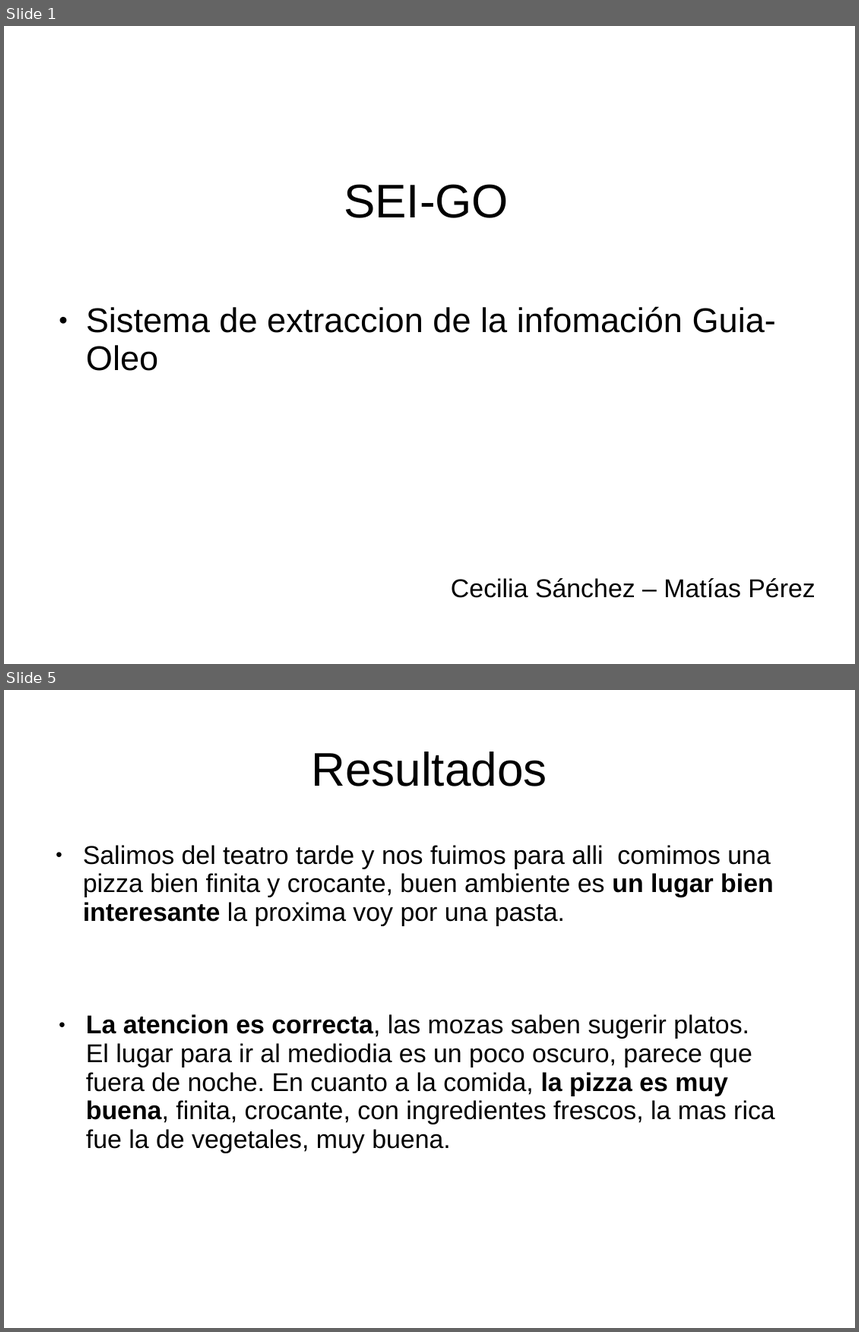
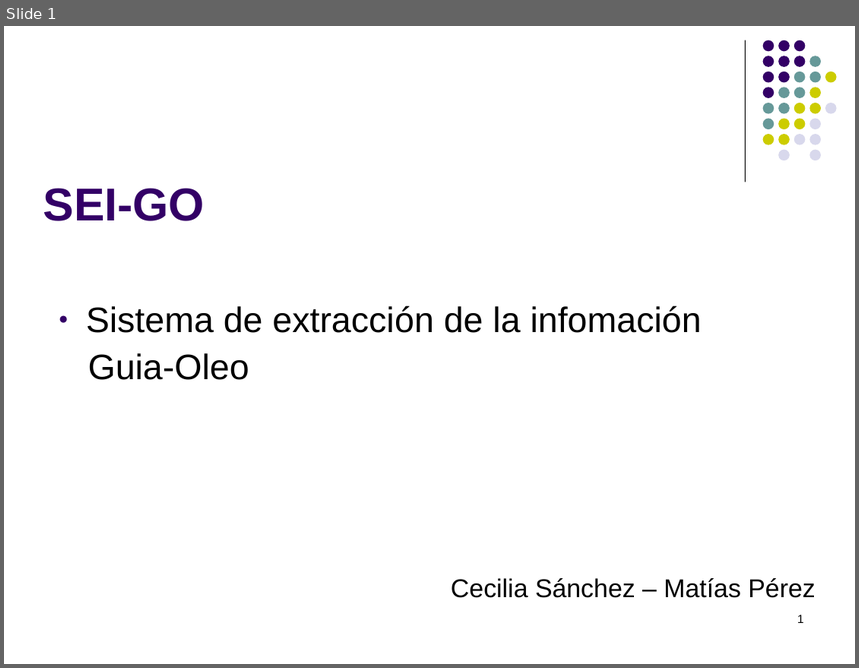
Before and after one commit to Maturuleco/ia2010primercuat, a slide deck: Presentacion/presentacion_final.ppt. Shown one above the other, each under a label of ours: slides 1 and 5 before the commit, slide 1 after it; the slides between them are not shown. The pictures are 859x1332 and 859x668 pixels, drawn with LibreOffice and Linux fonts; fonts in the diff are those of the drawing. Boxes give left, top, right and bottom in pixels: in the first picture for what was removed or moved away, otherwise in the second. Text is boxed around its words. In the diff, an @@ line names an element or a change of style, - is before the commit and + after.

```diff
--- a/Presentacion/presentacion_final.ppt
+++ b/Presentacion/presentacion_final.ppt
@@ slide 5 removed at [4, 690, 855, 1328], background #FFFFFF @@
@@ title removed at [311, 752, 547, 787] @@
-Resultados
@@ text removed at [83, 845, 774, 926] @@
-● Salimos del teatro tarde y nos fuimos para alli comimos una pizza bien finita y crocante, buen ambiente es un lugar bien interesante la proxima voy por una pasta.
@@ text removed at [86, 1015, 775, 1154] @@
-● La atencion es correcta, las mozas saben sugerir platos. El lugar para ir al mediodia es un poco oscuro, parece que fuera de noche. En cuanto a la comida, la pizza es muy buena, finita, crocante, con ingredientes frescos, la mas rica fue la de vegetales, muy buena.
@@ slide 1 changed as well @@
@@ line added from (746, 40) to (746, 182), #000000 0.74 pt @@
@@ title "SEI-GO" at [44, 188, 205, 221]: size 44 to 43 pt, text colour #000000 to #330066, bold on; alignment centre to left; line spacing 0.93 to 1 @@
@@ group added at [763, 40, 837, 161]: 31 ellipses @@
@@ text at [86, 306, 702, 380]: text changed; size 32 to 33 pt @@
-● Sistema de extraccion de la infomación Guia-Oleo
+● Sistema de extracción de la infomación
+Guia-Oleo
@@ page number added at [797, 615, 804, 623], 11 pt, text #000000 @@
+1
```
Also in this commit, not shown: 1 other slide changed, 12 slides added, 2 other slides removed.
